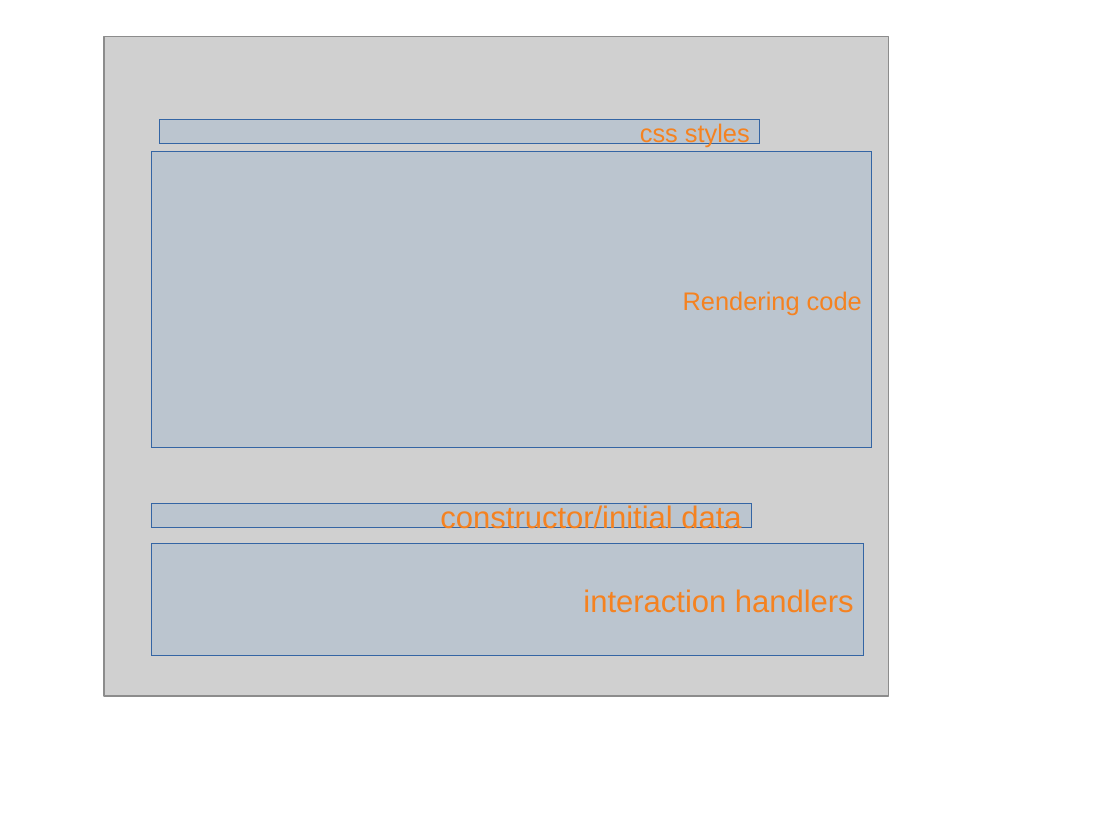
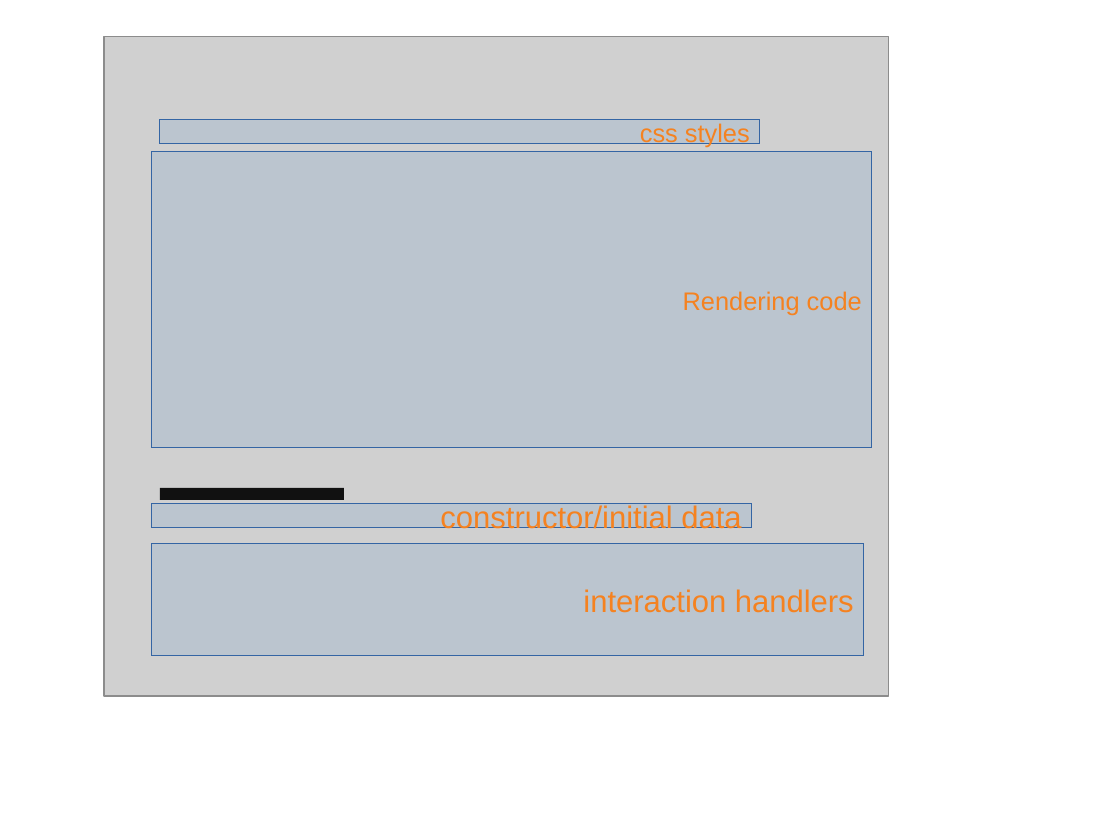
Before and after one commit to keef-ui/devDocs, a slide deck: slide 9 of toDoAppDesign.odp. Drawn at 1120x840 pixels with LibreOffice and Linux fonts; fonts in the diff are those of the drawing; grey boxes stand for pictures. Boxes give left, top, right and bottom in pixels: in the first picture for what was removed or moved away, otherwise in the second. Text is boxed around its words. In the diff, an @@ line names an element or a change of style, - is before the commit and + after.

```diff
--- a/toDoAppDesign.odp
+++ b/toDoAppDesign.odp
@@ rectangle added at bbox=[160, 488, 344, 500], fill #111111 @@
```
Also in this commit, not shown: 1 other slide changed, 1 slide added, 2 other files.
